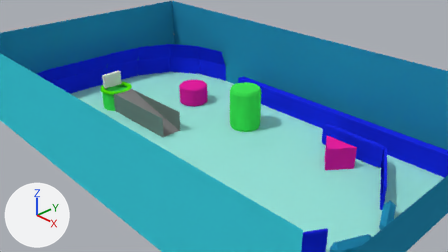
The Blender file src/models/table2.blend as it was, and as the next commit left it.
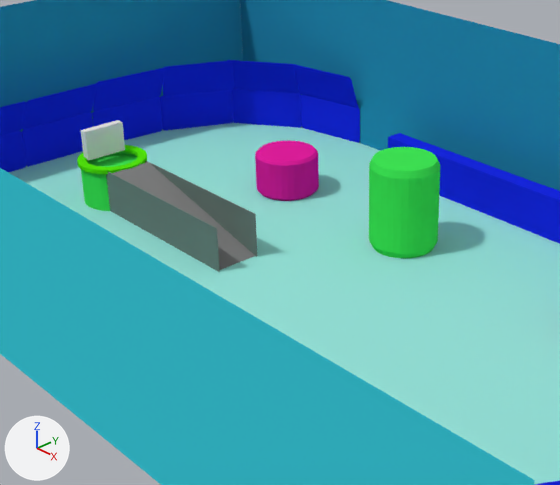
There are two pictures of each version: one from the file's camera 'Camera', one close up on the part from 15% to 70% of the width and 7% to 92% of the height. The axes (+X, +Y, +Z) are drawn at lower left. The lights are the same throughout.
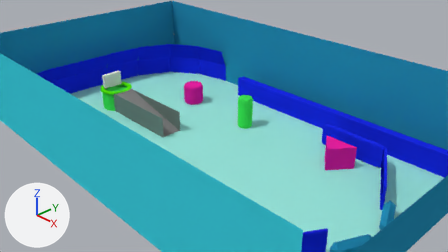
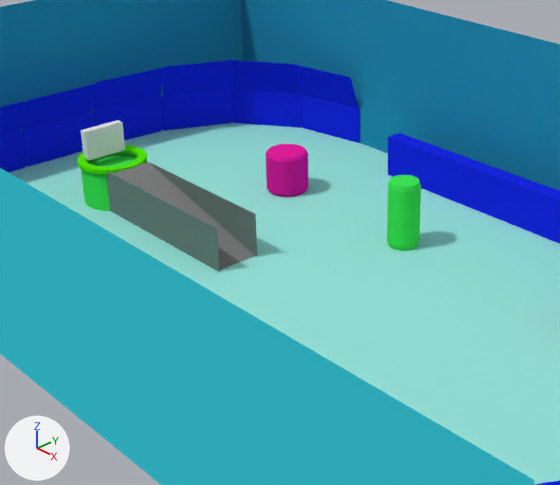
Location of each change, [x1, y1, x2, y2] in pixels of the close-ups (560 x 485 px):
'Cylinder.004', moved, rescaled (51% narrower, 31% shorter): before [369, 147, 440, 258]; after [387, 175, 421, 251]
'Cylinder.003', rescaled (32% narrower, 13% shorter): before [255, 140, 319, 201]; after [266, 144, 309, 197]

What changed in the scene script:
```text
Change ob_cylinder_004:
    ob_cylinder_004.location: (0.0, 1.25, 0.5) -> (0.0, 1.25, 0.38)
    ob_cylinder_004.scale: (1.0, 1.0, 2.0) -> (0.471, 0.471, 1.5)
Change ob_cylinder_003:
    ob_cylinder_003.scale: (1.0, 1.0, 1.0) -> (0.673, 0.673, 1.0)
```
